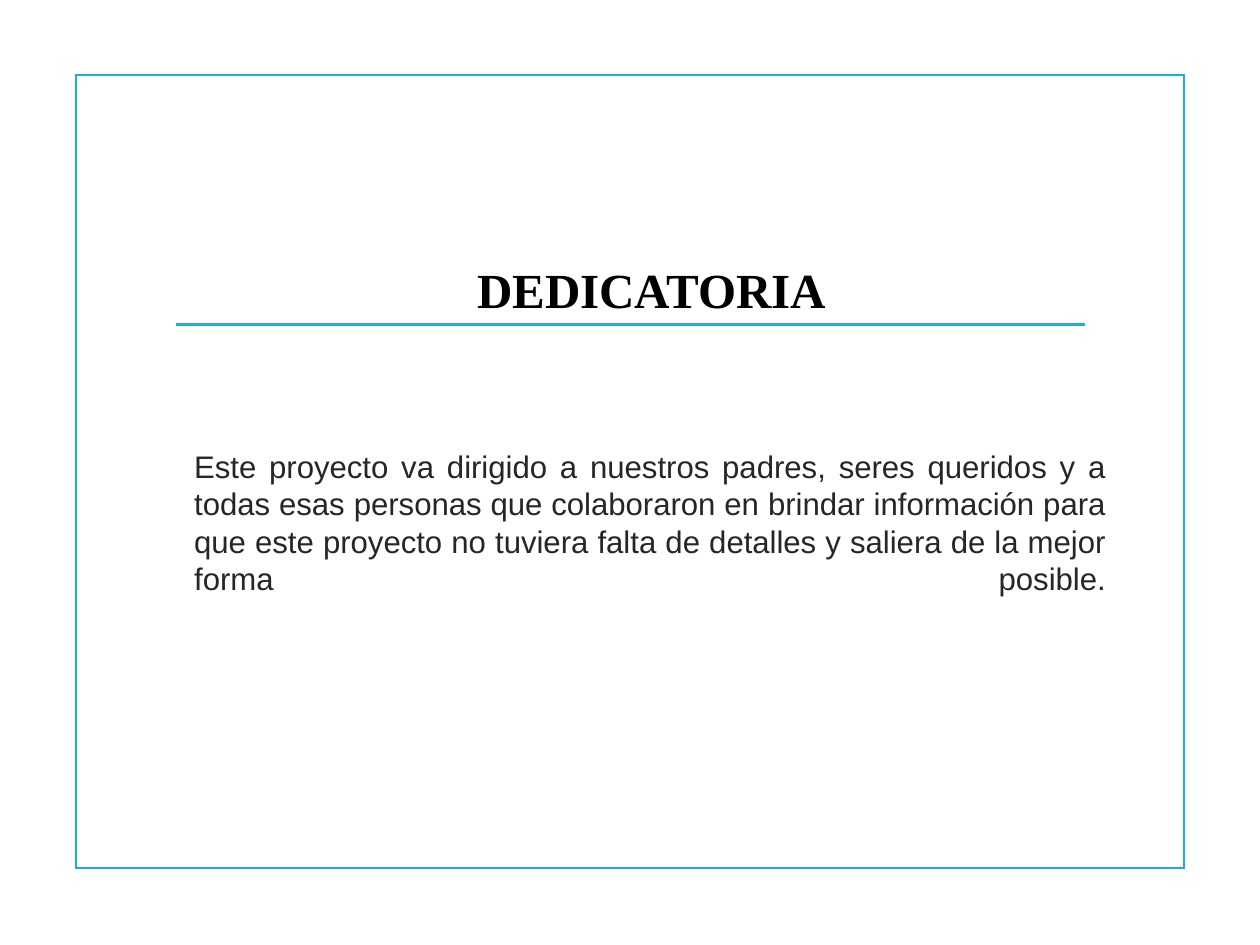
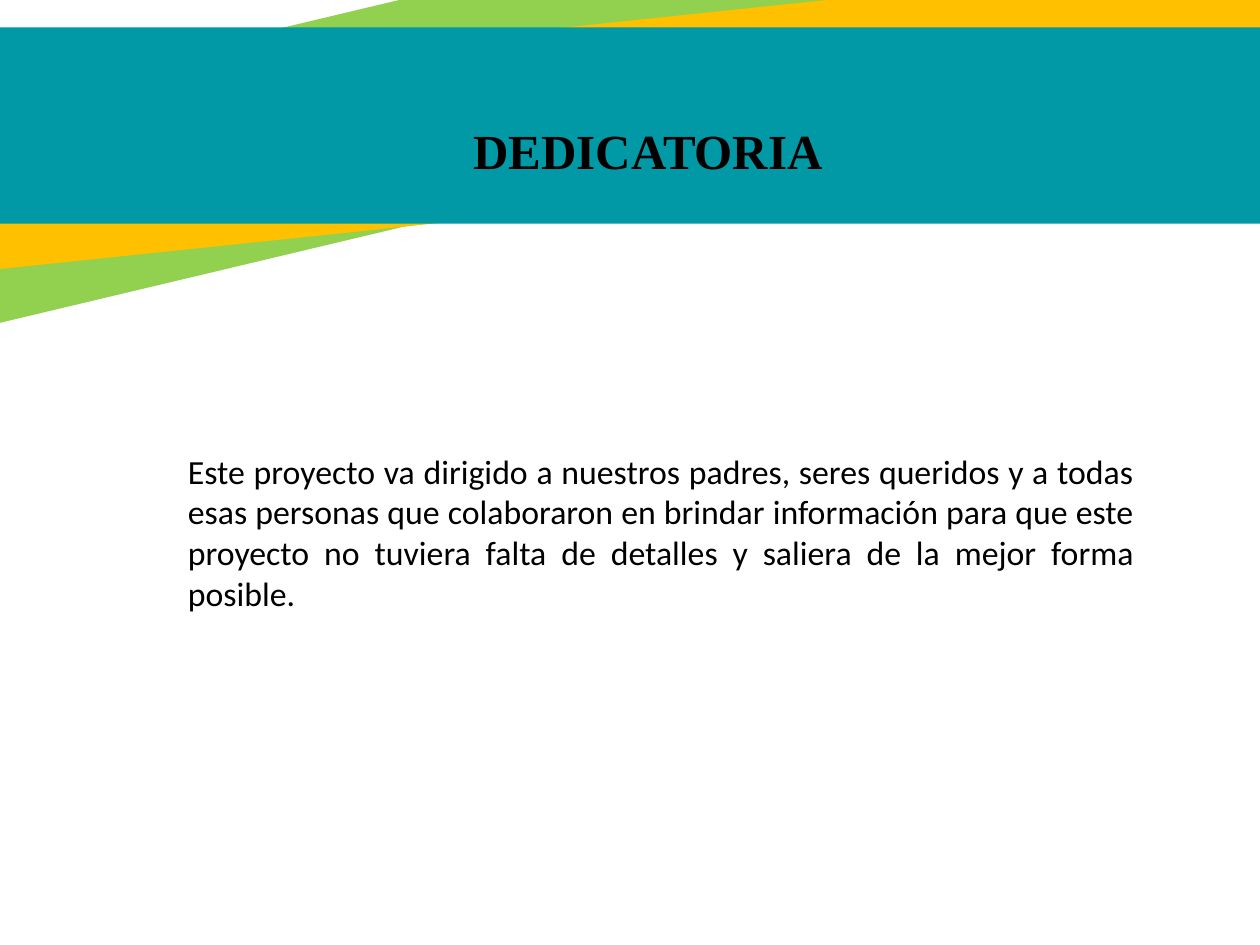
Before and after one commit to jackas779/proyecto, a slide deck: slide 4 of Presentación - Proyecto.pptx. Drawn at 1260x945 pixels with LibreOffice and Linux fonts; fonts in the diff are those of the drawing; background and template pictures are left out. Boxes give left, top, right and bottom in pixels: in the first picture for what was removed or moved away, otherwise in the second. Text is boxed around its words. In the diff, an @@ line names an element or a change of style, - is before the commit and + after.

```diff
--- a/Presentación - Proyecto.pptx
+++ b/Presentación - Proyecto.pptx
@@ rectangle added at (0,0,1260,387), fill #92D050 @@
@@ rectangle added at (0,0,1260,283), fill #FFC000 @@
@@ rectangle added at (0,28,1260,224), fill #0099A5 @@
@@ rectangle removed at (77,74,1184,868) @@
@@ text "DEDICATORIA": place and size @@
-text "DEDICATORIA" at (477,275,826,309)
+text "DEDICATORIA" at (474,136,823,170)
@@ line removed from (176, 325) to (1085, 325) @@
@@ text "Este proyecto va dirigido a ..." at (188,460,1133,612): size 17.8 to 19.3 pt, font Arial to Calibri, text colour #262626 to #000000 @@
```
Also in this commit, not shown: 24 other slides changed, 4 slides added, 3 slides removed.
